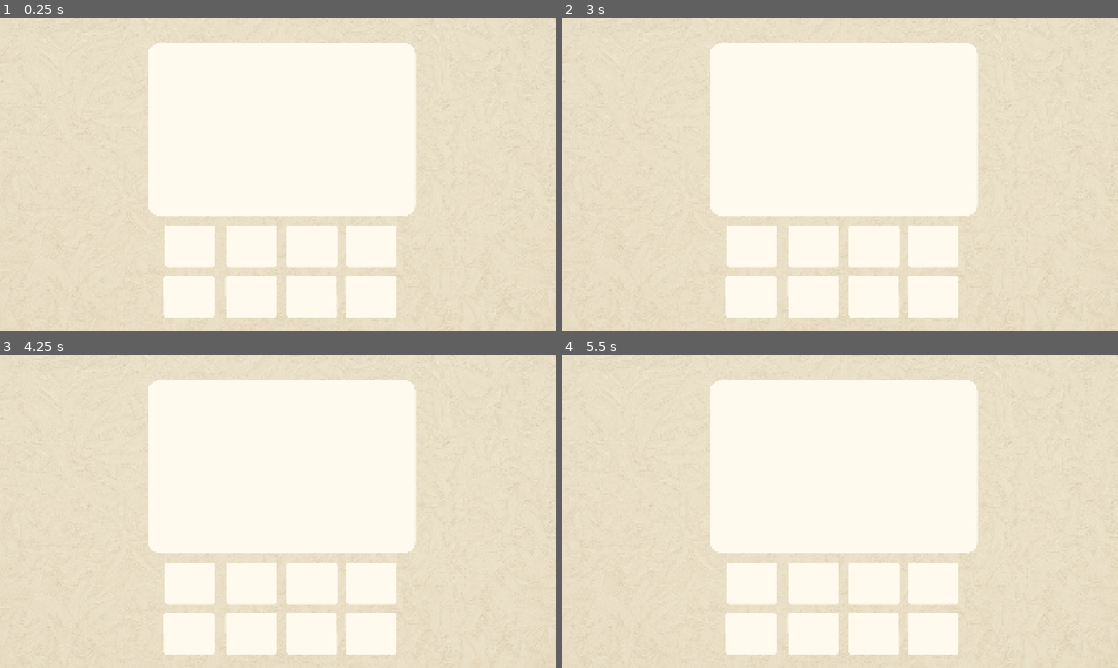
Above: before the commit, frames 1-4 (two rows, left to right).
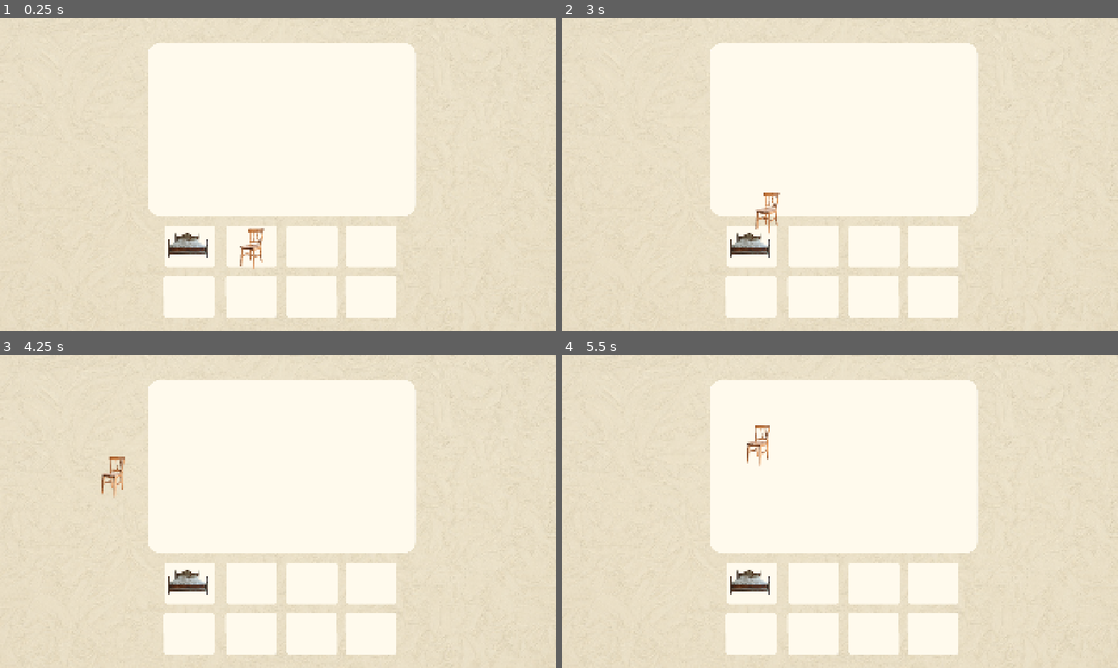
Above: after the commit, the same moments.

Repository: wgold152/hackathon
Game: Godot game, scene res://scenes/main.tscn
The game is run twice, just before and just after one commit, with the same random seed, the same clock (stepped at 60 frames per second) and the same inputs. The project has no main scene, so this scene is started directly.
Inputs (mouse positions are in pixels of both pictures, inside the frame that each line leads up to):
- Up to frame 1 (0.25 s): no input
- Up to frame 2 (3 s): tap Enter at 0.5, 2 s; move the mouse to (962, 158) at 0.52 s; click (962, 158) at 0.67 s; tap Space at 1.25, 2.75 s; drag from (728, 190) to (812, 237) at 1.27 s; move the mouse to (895, 105) at 2.02 s; click (895, 105) at 2.17 s; drag from (812, 237) to (673, 127) at 2.77 s
- Up to frame 3 (4.25 s): tap Enter at 3.5 s; move the mouse to (444, 558) at 3.52 s; click (444, 558) at 3.67 s
- Up to frame 4 (5.5 s): tap Space at 4.25 s; drag from (673, 464) to (756, 433) at 4.27 s; move the mouse to (867, 511) at 5.02 s; click (867, 511) at 5.17 s

The runs differ from the first frame. In frame 1, 0.6% of the frame differs, in the area x 30-48%, y 67-81%; in frame 2, 0.6%; in frame 3, 0.6%; in frame 4, 0.6%.

Commit message:
Moving Objects
- Chair
- Bed

Diff:
--- a/scenes/furniture-menu.tscn
+++ /dev/null
@@ -1,26 +0,0 @@
-[gd_scene format=3 uid="uid://qdk45hyj086r"]
-
-[sub_resource type="Theme" id="Theme_vaio1"]
-
-[node name="FurnitureMenu" type="PanelContainer" unique_id=1178480869]
-anchors_preset = 9
-anchor_bottom = 1.0
-offset_right = 144.0
-grow_vertical = 2
-theme = SubResource("Theme_vaio1")
-
-[node name="MarginContainer" type="MarginContainer" parent="." unique_id=1739836271]
-layout_mode = 2
-theme_override_constants/margin_left = 4
-theme_override_constants/margin_top = 4
-theme_override_constants/margin_right = 4
-theme_override_constants/margin_bottom = 4
-
-[node name="ScrollContainer" type="ScrollContainer" parent="MarginContainer" unique_id=429825170]
-layout_mode = 2
-horizontal_scroll_mode = 0
-vertical_scroll_mode = 2
-
-[node name="VBoxContainer" type="VBoxContainer" parent="MarginContainer/ScrollContainer" unique_id=1275971599]
-layout_mode = 2
-theme_override_constants/separation = 4
--- /dev/null
+++ b/scenes/furniture/bed.tscn
@@ -0,0 +1,14 @@
+[gd_scene format=3 uid="uid://bvttqji7eh20o"]
+
+[ext_resource type="Texture2D" uid="uid://box2w2adpl8u6" path="res://sprites/old_bed.png" id="1_7c0c8"]
+
+[sub_resource type="RectangleShape2D" id="RectangleShape2D_hk511"]
+size = Vector2(145, 85)
+
+[node name="Bed" type="Area2D" unique_id=851722151]
+
+[node name="OldBed" type="Sprite2D" parent="." unique_id=201900874]
+texture = ExtResource("1_7c0c8")
+
+[node name="CollisionShape2D" type="CollisionShape2D" parent="." unique_id=850209902]
+shape = SubResource("RectangleShape2D_hk511")
--- /dev/null
+++ b/scenes/furniture/chair.tscn
@@ -0,0 +1,16 @@
+[gd_scene format=3 uid="uid://b3qwexkr7jw31"]
+
+[ext_resource type="Script" uid="uid://bphlf2pm3q8l8" path="res://scripts/furniture.gd" id="1_b53fd"]
+[ext_resource type="Texture2D" uid="uid://bckyvh150mpe1" path="res://sprites/wooden_chair.png" id="2_w3pvj"]
+
+[sub_resource type="RectangleShape2D" id="RectangleShape2D_ntio1"]
+size = Vector2(85, 145)
+
+[node name="Chair" type="Area2D" unique_id=1491436941]
+script = ExtResource("1_b53fd")
+
+[node name="WoodenChair" type="Sprite2D" parent="." unique_id=1736649351]
+texture = ExtResource("2_w3pvj")
+
+[node name="CollisionShape2D2" type="CollisionShape2D" parent="." unique_id=826257883]
+shape = SubResource("RectangleShape2D_ntio1")
--- a/scenes/furnitureButton.tscn
+++ /dev/null
@@ -1,3 +0,0 @@
-[gd_scene format=3 uid="uid://bf64hllkgkp54"]
-
-[node name="FurnitureButton" type="TextureButton" unique_id=826330446]
--- a/scenes/main.tscn
+++ b/scenes/main.tscn
@@ -1,8 +1,10 @@
-[gd_scene format=3 uid="uid://c1cxlrsl4brn2"]
+[gd_scene format=3 uid="uid://cwi73dse6xird"]
 
 [ext_resource type="Texture2D" uid="uid://b04exqwwlvqij" path="res://sprites/background.png" id="1_sugp2"]
 [ext_resource type="Texture2D" uid="uid://j56v83ic8207" path="res://sprites/furniture_windows.png" id="2_jyhfs"]
 [ext_resource type="Texture2D" uid="uid://cf48ckbq07wpb" path="res://sprites/room_window.png" id="3_tbgi4"]
+[ext_resource type="PackedScene" uid="uid://b3qwexkr7jw31" path="res://scenes/furniture/chair.tscn" id="4_tbgi4"]
+[ext_resource type="PackedScene" uid="uid://bvttqji7eh20o" path="res://scenes/furniture/bed.tscn" id="4_tefeu"]
 
 [node name="main" type="Node" unique_id=1407008599]
 
@@ -20,3 +22,9 @@
 [node name="RoomWindow" type="Sprite2D" parent="." unique_id=606757562]
 position = Vector2(960, 540)
 texture = ExtResource("3_tbgi4")
+
+[node name="Bed" parent="." unique_id=851722151 instance=ExtResource("4_tefeu")]
+position = Vector2(649, 785)
+
+[node name="Chair" parent="." unique_id=1491436941 instance=ExtResource("4_tbgi4")]
+position = Vector2(869, 797)
--- a/scripts/furniture.gd
+++ b/scripts/furniture.gd
@@ -1,14 +1,19 @@
 extends Area2D
 
+var dragging := false
+var old_mouse := Vector2.ZERO
 
 # Called when the node enters the scene tree for the first time.
 func _ready() -> void:
 	input_event.connect(drag)
 
 
-func drag() -> void:
-	pass
+func drag(_viewport, event : InputEvent, _idx) -> void:
+	if (event is InputEventMouseButton):
+		dragging = event.pressed
 
 # Called every frame. 'delta' is the elapsed time since the previous frame.
-func _process(delta: float) -> void:
-	pass
+func _process(_delta: float) -> void:
+	if (dragging):
+		position += get_viewport().get_mouse_position() - old_mouse;
+	old_mouse = get_viewport().get_mouse_position();
